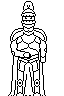
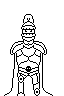
Layers edited between the first and the second 64 x 96 image:
hid "New Layer#1" over [10, 38, 47, 63]
added layer "Background copy" above "Background" over [4, 1, 53, 96]
painted on "Background" over [11, 67, 43, 96]
